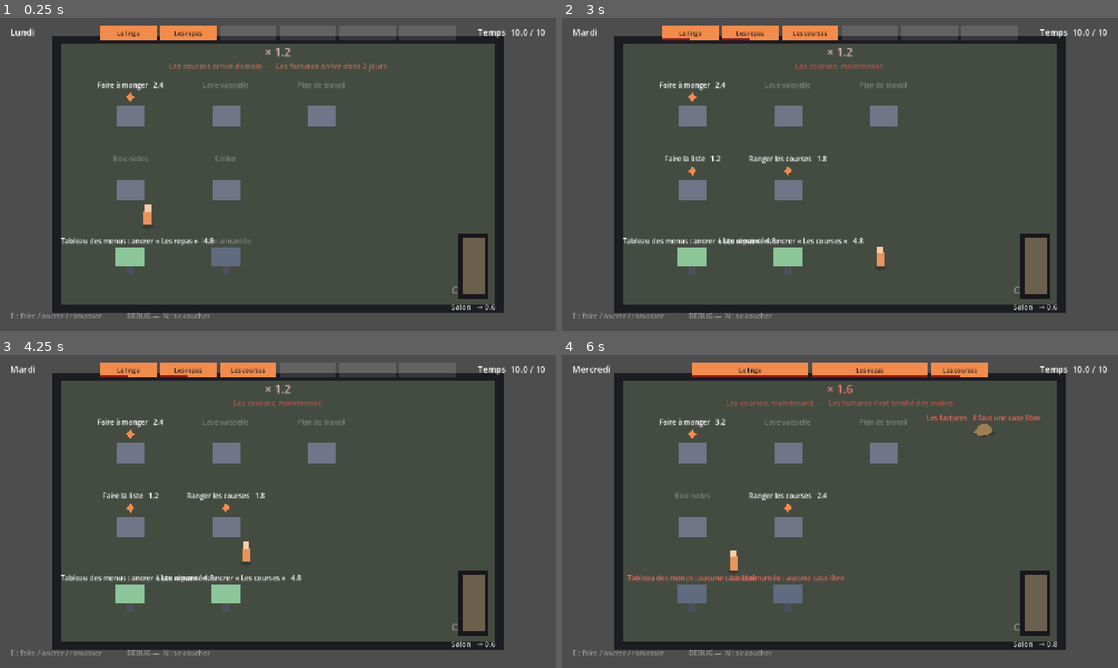
Above: before the commit, frames 1-4 (two rows, left to right).
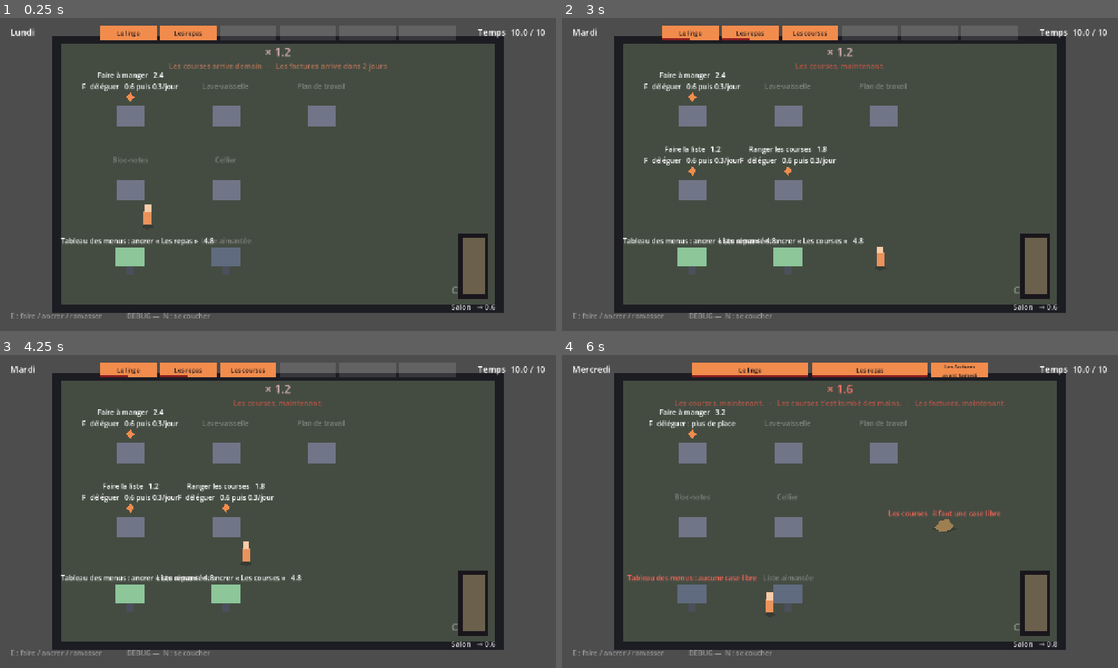
Above: after the commit, the same moments.

Repository: maxoupqg/burn-out-implosion
Game: Godot game, scene res://scenes/main.tscn
Two runs of this game, one before a commit and one after it. Both use one fixed random seed, a clock stepped at 60 frames per second and the inputs below.
Inputs:
- Up to frame 1 (0.25 s): no input
- Up to frame 2 (3 s): tap Enter at 0.5 s; hold D (move_right) 0.53-1.28 s; hold F (deleguer) 0.53-1.28 s; hold S (move_down) 1.28-2.03 s; tap F (deleguer) at 1.35, 2.3 s; hold D (move_right) 2.03-2.78 s; hold E (interagir) 2.03-2.78 s; hold W (move_up) from 2.78 s (still down); tap N at 2.85 s
- Up to frame 3 (4.25 s): tap F (deleguer) at 3.05 s; release W (move_up) at 3.53 s; hold A (move_left) from 3.53 s (still down); hold F (deleguer) from 3.53 s (still down)
- Up to frame 4 (6 s): release F (deleguer) at 4.28 s; tap F (deleguer) at 4.35, 5.3 s; release A (move_left) at 5.03 s; hold S (move_down) 5.03-5.78 s; hold E (interagir) 5.03-5.78 s; hold D (move_right) from 5.78 s (still down); tap N at 5.85 s

The runs differ from the first frame. In frame 1, 0.5% of the frame differs, in the area x 14-62%, y 17-46%; in frame 2, 1.2%; in frame 3, 1.2%; in frame 4, 2.3%, in the area x 15-86%, y 3-83%.

Commit message:
Rendre la délégation lisible aux trois endroits où elle existe
Le prix complet sur le meuble (0,6 puis 0,3/jour) : séparé en deux, on
croit déléguer pour une bouchée de pain une tâche qui coûte le double,
et on découvre le lendemain qu'on n'a rien gagné.

La case de relance dans le bandeau, avec le nom de Sam et celui de la
tâche : sans le nom, la case porte le même titre que le meuble d'à côté
et on croit à un doublon.

Le lien entre les deux sur le meuble, enfin. Une relance ignorée gèle sa
case indéfiniment pendant que la tâche revient plein tarif : on payait
les deux sans que rien ne dise que c'est la même chose.

Co-Authored-By: Claude Opus 4.6 <noreply@anthropic.com>

Diff:
--- a/scenes/point_interaction.tscn
+++ b/scenes/point_interaction.tscn
@@ -22,11 +22,12 @@
 
 [node name="Etiquette" type="Label" parent="."]
 offset_left = -130.0
-offset_top = -108.0
+offset_top = -130.0
 offset_right = 130.0
 offset_bottom = -82.0
 theme_override_font_sizes/font_size = 16
 horizontal_alignment = 1
+vertical_alignment = 2
 
 [node name="Barre" type="ProgressBar" parent="."]
 offset_left = -44.0
--- a/scripts/hud.gd
+++ b/scripts/hud.gd
@@ -20,6 +20,10 @@
 const COULEUR_NEGLIGE := Color(0.95, 0.55, 0.3)
 const COULEUR_A_JOUR := Color(0.55, 0.78, 0.6)
 const COULEUR_TENSION := Color(0.55, 0.12, 0.12)
+## Une relance : ni verte ni orange. Ce n'est pas du travail en retard, c'est
+## une place prise. Elle a sa propre couleur pour qu'on ne la confonde pas.
+const COULEUR_DELEGUE := Color(0.62, 0.66, 0.78)
+const COULEUR_A_RELANCER := Color(0.78, 0.72, 0.5)
 const COULEUR_TEXTE_FIL := Color(0.1, 0.09, 0.11)
 const COULEUR_CALME := Color(0.75, 0.78, 0.8)
 const COULEUR_CRAME := Color(1.0, 0.35, 0.28)
@@ -90,6 +94,12 @@
 
 	for fil in Partie.fils_ouverts():
 		_slots.add_child(_case_fil(fil))
+
+	# Une relance occupe la tête au même titre qu'un fil, et elle doit se voir
+	# au même endroit. C'est ce qui rend déléguer lisible : la tâche disparaît
+	# du monde, et une case apparaît ici.
+	for relance in Partie.relances_en_tete():
+		_slots.add_child(_case_relance(relance))
 
 	for _i in Partie.cases_libres():
 		var vide := ColorRect.new()
@@ -135,9 +145,11 @@
 	nom.add_theme_font_size_override("font_size", 14)
 	nom.add_theme_color_override("font_color", COULEUR_TEXTE_FIL)
 	nom.text = fil.nom
+
 	if fil.jour_echeance > 0:
 		nom.text += "\navant %s" % _nom_jour(fil.jour_echeance)
 		nom.add_theme_font_size_override("font_size", 12)
+
 	case.add_child(nom)
 
 	# Jauge de tension : ce qu'on va payer si on se couche là-dessus.
@@ -153,6 +165,37 @@
 	return case
 
 
+## Une case de relance. Une seule case, jamais deux : ça ne pourrit pas comme
+## un fil, ça reste là bêtement jusqu'à ce qu'on aille redemander. Le nom de la
+## tâche est écrit dessus — sinon déléguer redevient un bouton, et ce qu'on
+## porte redevient un chiffre.
+func _case_relance(relance: Relance) -> ColorRect:
+	var case := ColorRect.new()
+	case.custom_minimum_size = Vector2(LARGEUR_CASE, HAUTEUR_CASE)
+	# Tant qu'on ne peut pas encore réclamer, la case est là sans être
+	# actionnable : c'est le pire moment, et il doit se lire comme tel.
+	case.color = COULEUR_A_RELANCER if relance.due(Partie.jour) else COULEUR_DELEGUE
+
+	var nom := Label.new()
+	nom.anchor_right = 1.0
+	nom.anchor_bottom = 1.0
+	nom.horizontal_alignment = HORIZONTAL_ALIGNMENT_CENTER
+	nom.vertical_alignment = VERTICAL_ALIGNMENT_CENTER
+	nom.add_theme_font_size_override("font_size", 12)
+	nom.add_theme_color_override("font_color", COULEUR_TEXTE_FIL)
+	# On nomme la personne, pas seulement la tâche. Sans ça la case porte le même
+	# titre que le meuble d'à côté — « Vider le lave-vaisselle » d'hier qu'on n'a
+	# pas vérifié, et celui d'aujourd'hui qui attend — et on croit à un doublon.
+	nom.text = "%s %s\n%s" % [
+		"relancer" if relance.due(Partie.jour) else "délégué à",
+		Partie.NOM_DELEGATAIRE,
+		relance.tache.nom,
+	]
+	case.add_child(nom)
+
+	return case
+
+
 ## Ce qui arrive et qu'on peut encore anticiper. L'imprévu n'y figure jamais —
 ## c'est précisément ce qui en fait un imprévu.
 func _maj_meteo() -> void:
--- a/scripts/point_interaction.gd
+++ b/scripts/point_interaction.gd
@@ -22,9 +22,20 @@
 	return Partie.tache_active(tache())
 
 
+func delegable() -> bool:
+	return Partie.peut_deleguer(tache())
+
+
 func _executer() -> float:
 	var cout := Partie.cout_reel(tache().cout_base)
 	if not Partie.faire_tache(tache_def.id):
+		return -1.0
+	return cout
+
+
+func _deleguer() -> float:
+	var cout := Partie.cout_reel(Partie.COUT_DELEGATION)
+	if not Partie.deleguer_tache(tache_def.id):
 		return -1.0
 	return cout
 
@@ -42,5 +53,31 @@
 	_pastille.visible = true
 	_pastille.color = COULEUR_ACTIF
 	_etiquette.text = "%s   %.1f" % [t.nom, cout]
+
+	# Une tâche déléguée qu'on n'a pas relancée revient ici, plein tarif, comme
+	# si de rien n'était — pendant que sa case reste gelée dans la tête. Le lien
+	# entre les deux doit se lire sur le meuble, sinon on paie les deux sans
+	# jamais comprendre que c'est la même chose.
+	var relance := Partie.relance_de(t.id)
+	if relance != null:
+		_etiquette.text += "\ndéjà chez %s%s" % [
+			Partie.NOM_DELEGATAIRE,
+			"   —   va le relancer" if relance.due(Partie.jour) else "",
+		]
+	# Le second verbe s'affiche sur la tâche elle-même : c'est en la regardant
+	# qu'on doit voir qu'on peut ne pas la faire soi-même, et pour combien.
+	# Quand la tête est pleine on le dit ici plutôt que de faire disparaître la
+	# ligne : c'est comme ça qu'on apprend que déléguer prend une case.
+	elif t.delegable:
+		if Partie.cases_libres() > 0:
+			# Les deux moitiés du prix, ensemble, et le fait que la seconde
+			# revienne. Séparées, on croit déléguer pour 0,6 une tâche qui en
+			# coûte 1,2 ; sans le « par jour », on croit avoir payé une fois.
+			_etiquette.text += "\nF  déléguer   %.1f puis %.1f/jour" % [
+				Partie.cout_reel(Partie.COUT_DELEGATION),
+				Partie.cout_reel(Partie.COUT_RELANCE),
+			]
+		else:
+			_etiquette.text += "\nF  déléguer : plus de place"
 	# Une tâche qu'on n'a plus les moyens de faire aujourd'hui.
 	_etiquette.modulate = COULEUR_TROP_CHER if cout > Partie.temps_restant else Color(1, 1, 1)
